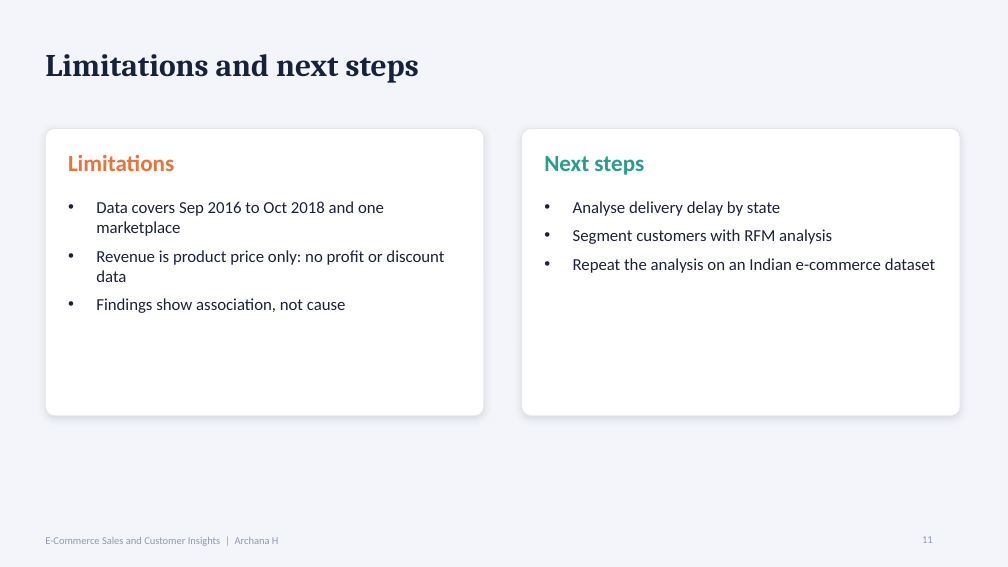
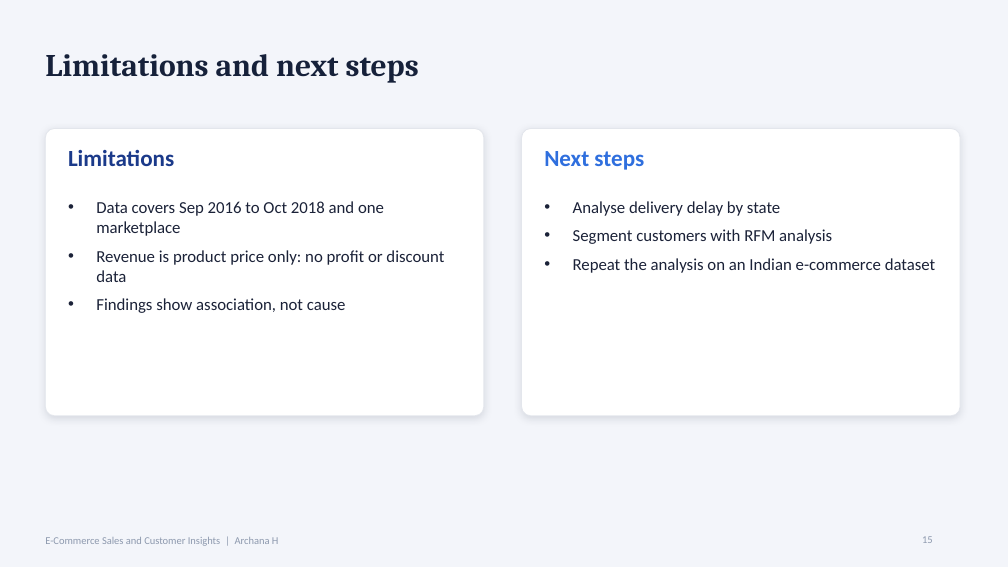
Before and after one commit to archanaarchanah0812-lgtm/ecommerce-sales-customer-insights, a slide deck: slide 15 of E-Commerce_Sales_Customer_Insights.pptx (slide 11 before the commit). Drawn at 1008x567 pixels with LibreOffice and Linux fonts; fonts in the diff are those of the drawing. Boxes give left, top, right and bottom in pixels: in the first picture for what was removed or moved away, otherwise in the second. Text is boxed around its words. In the diff, an @@ line names an element or a change of style, - is before the commit and + after.

```diff
--- a/E-Commerce_Sales_Customer_Insights.pptx
+++ b/E-Commerce_Sales_Customer_Insights.pptx
@@ text "Limitations" at bbox=[68, 150, 174, 166]: text colour #E8743B to #1B3A8A; vertical alignment middle to top @@
@@ text "Next steps" at bbox=[544, 151, 644, 170]: text colour #2A9D8F to #2F6FDE; vertical alignment middle to top @@
```
Also in this commit, not shown: 9 other slides changed, 6 slides added, 2 slides removed.
